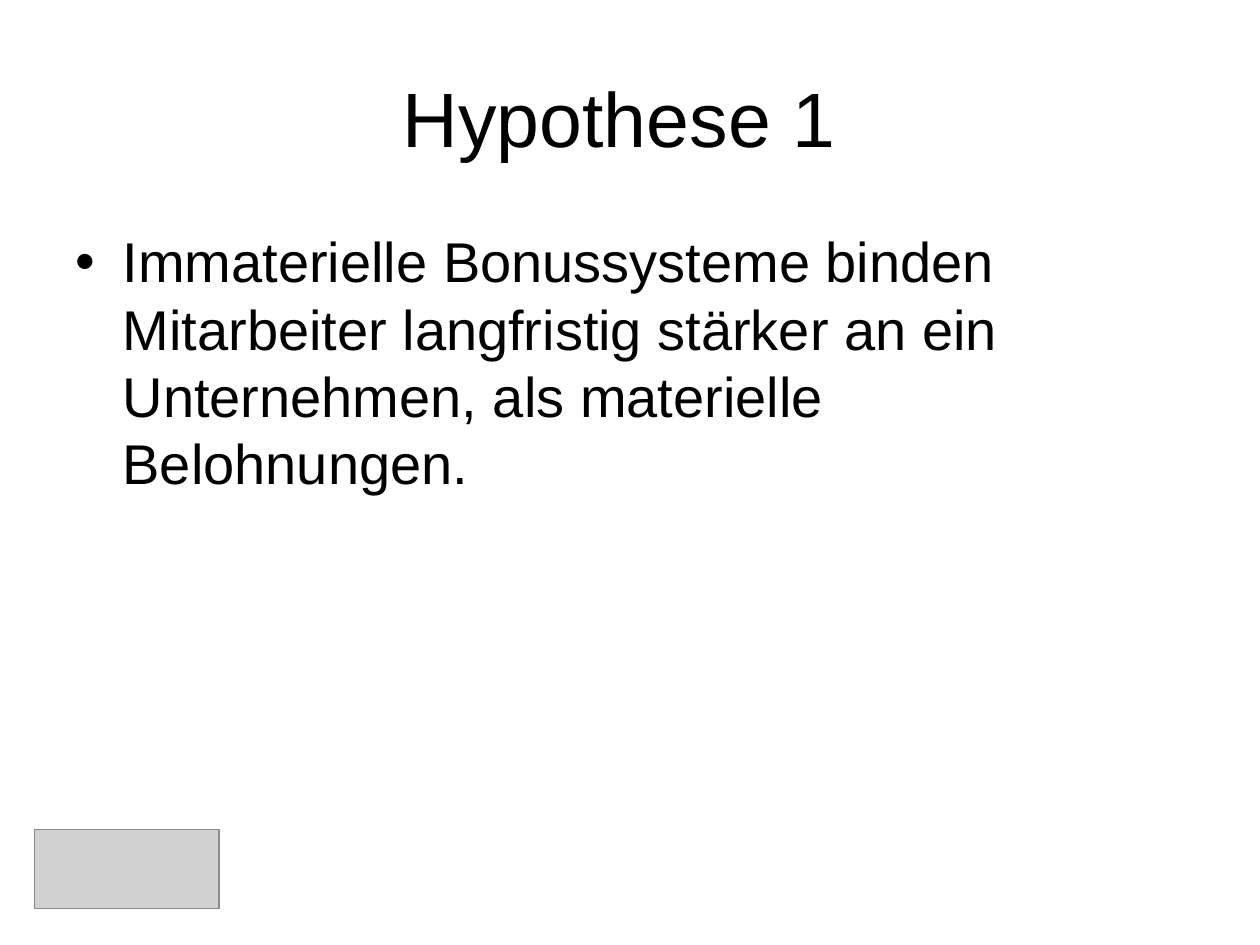
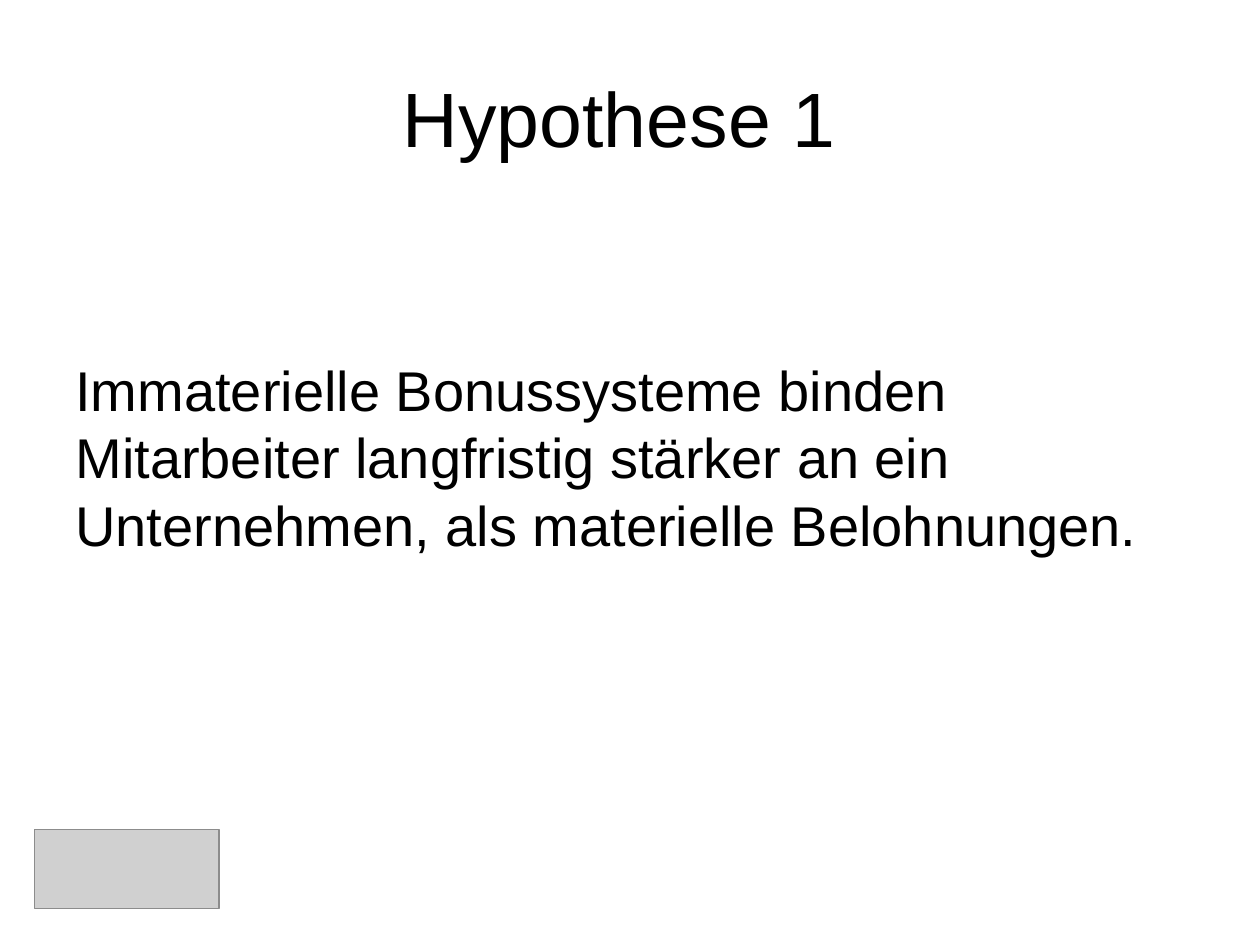
Before and after one commit to saw303/masterstudy, a slide deck: slide 4 of disposition/Präsentation.ppt. Drawn at 1260x945 pixels with LibreOffice and Linux fonts; fonts in the diff are those of the drawing; grey boxes stand for pictures. Boxes give left, top, right and bottom in pixels: in the first picture for what was removed or moved away, otherwise in the second. Text is boxed around its words. In the diff, an @@ line names an element or a change of style, - is before the commit and + after.

```diff
--- a/disposition/Präsentation.ppt
+++ b/disposition/Präsentation.ppt
@@ text "Immaterielle Bonussysteme binden Mitarbeiter langfristig ...": place and size @@
-text "Immaterielle Bonussysteme binden Mitarbeiter langfristig ..." at box(123, 241, 997, 495)
+text "Immaterielle Bonussysteme binden Mitarbeiter langfristig ..." at box(75, 370, 1137, 557)
@@ text "Immaterielle Bonussysteme binden Mitarbeiter langfristig ..." at box(75, 370, 1137, 557): bullet • to none @@
```
Also in this commit, not shown: 1 other slide changed.
